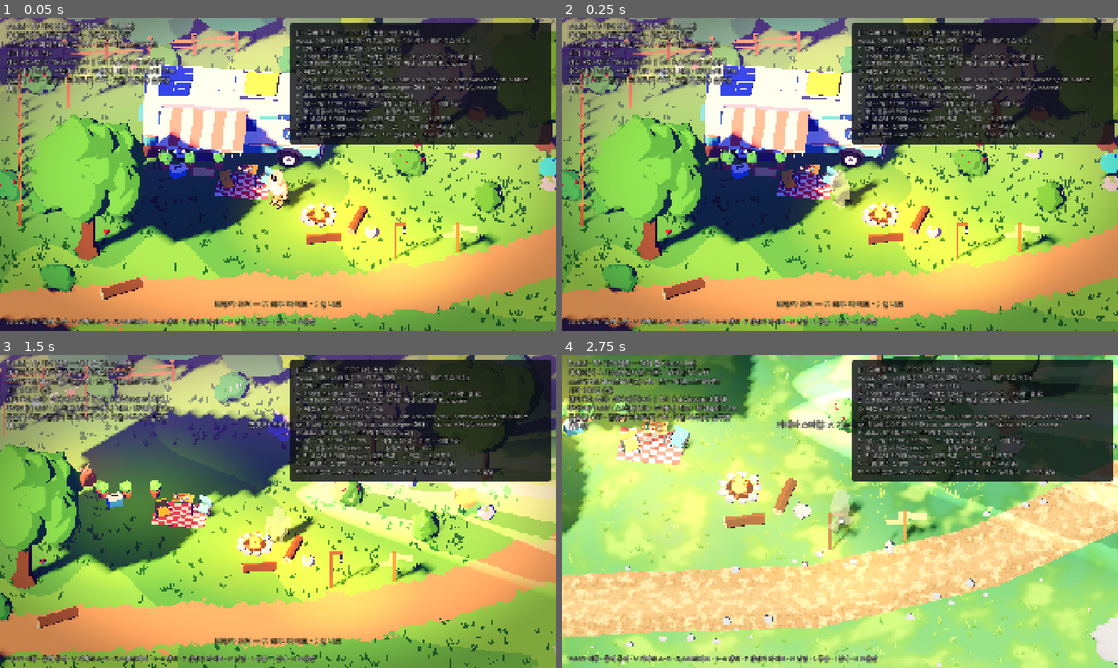
Above: before the commit, frames 1-4 (two rows, left to right).
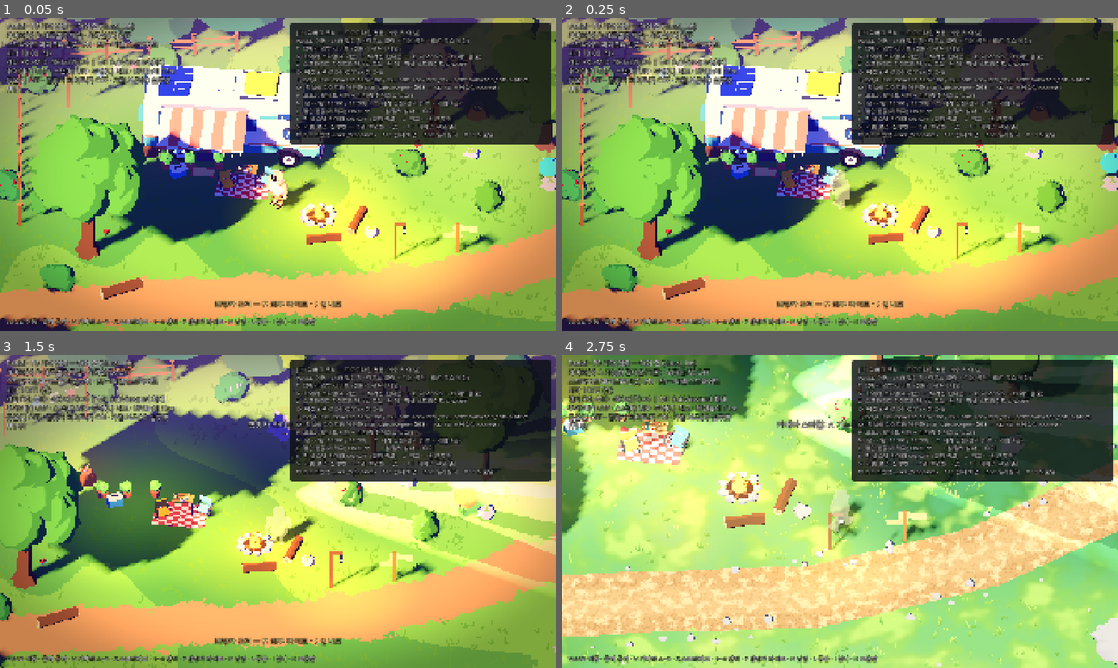
Above: after the commit, the same moments.

Repository: HomilBBANG/rg_Hilling_RPG
Game: Godot game, scene res://scenes/bootstrap.tscn
Two runs of this game, one before a commit and one after it. Both use one fixed random seed, a clock stepped at 60 frames per second and the inputs below.
Inputs (mouse positions are in pixels of both pictures, inside the frame that each line leads up to):
- Up to frame 1 (0.05 s): no input
- Up to frame 2 (0.25 s): no input
- Up to frame 3 (1.5 s): move the mouse to (400, 495) at 0.52 s; hold D (move_right) 0.53-1.28 s; click (400, 495) at 0.6 s; move the mouse to (166, 527) at 1.27 s; hold S (move_down) from 1.28 s (still down); tap F (camper_lights) at 1.35 s
- Up to frame 4 (2.75 s): move the mouse to (895, 442) at 2.02 s; release S (move_down) at 2.03 s; hold D (move_right) from 2.03 s (still down); tap V (cycle_camera_style) at 2.1 s

The runs differ from the first frame. In frame 1, 2.1% of the frame differs, in the area x 0-100%, y 0-100%; in frame 2, 2.1%; in frame 3, 2.3%; in frame 4, nothing differs.

Commit message:
Grass tufts only slightly darker than the ground
Co-Authored-By: Claude Opus 5.5 <noreply@anthropic.com>
Claude-Session: https://claude.ai/code/session_01K53dp3QXZsLd6yNF78ES5J

Diff:
--- a/shaders/grass_blades.gdshader
+++ b/shaders/grass_blades.gdshader
@@ -10,8 +10,8 @@
 uniform float wind_strength = 0.05;
 uniform bool is_flower = false;
 uniform float detail = 1.0;
-// Flat look: tufts are drawn as thin dark line strokes only (no tint, no wind).
-uniform vec3 line_color : source_color = vec3(0.17, 0.33, 0.17);
+// Flat look: tufts in one colour just a bit darker than the grass ground (no wind).
+uniform vec3 line_color : source_color = vec3(0.33, 0.53, 0.23);  // ~12% darker than the grass ground
 
 varying float tint;
 
Binary file changed: captures/hd_1080p/hd_day_outline_off.png
Binary file changed: captures/hd_1080p/hd_day_outline_on.png
Binary file changed: captures/hd_1080p/hd_night_outline_off.png
Binary file changed: captures/hd_1080p/hd_night_outline_on.png
Not shown, changed: notes/VISUAL_DIRECTION.md
